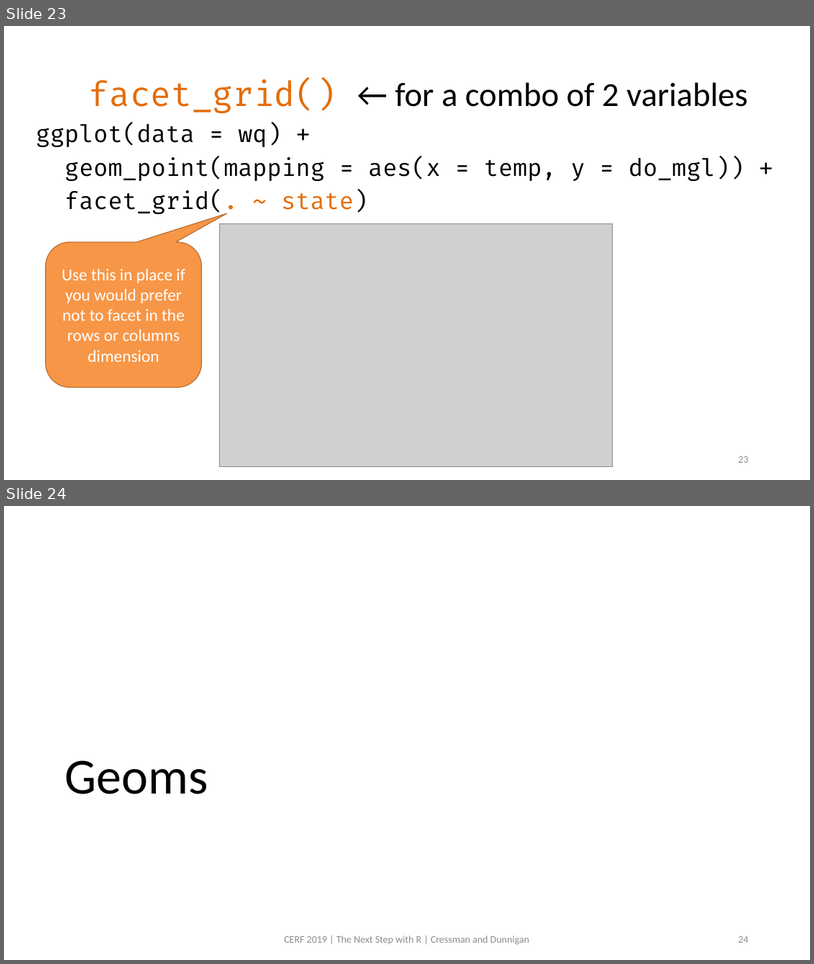
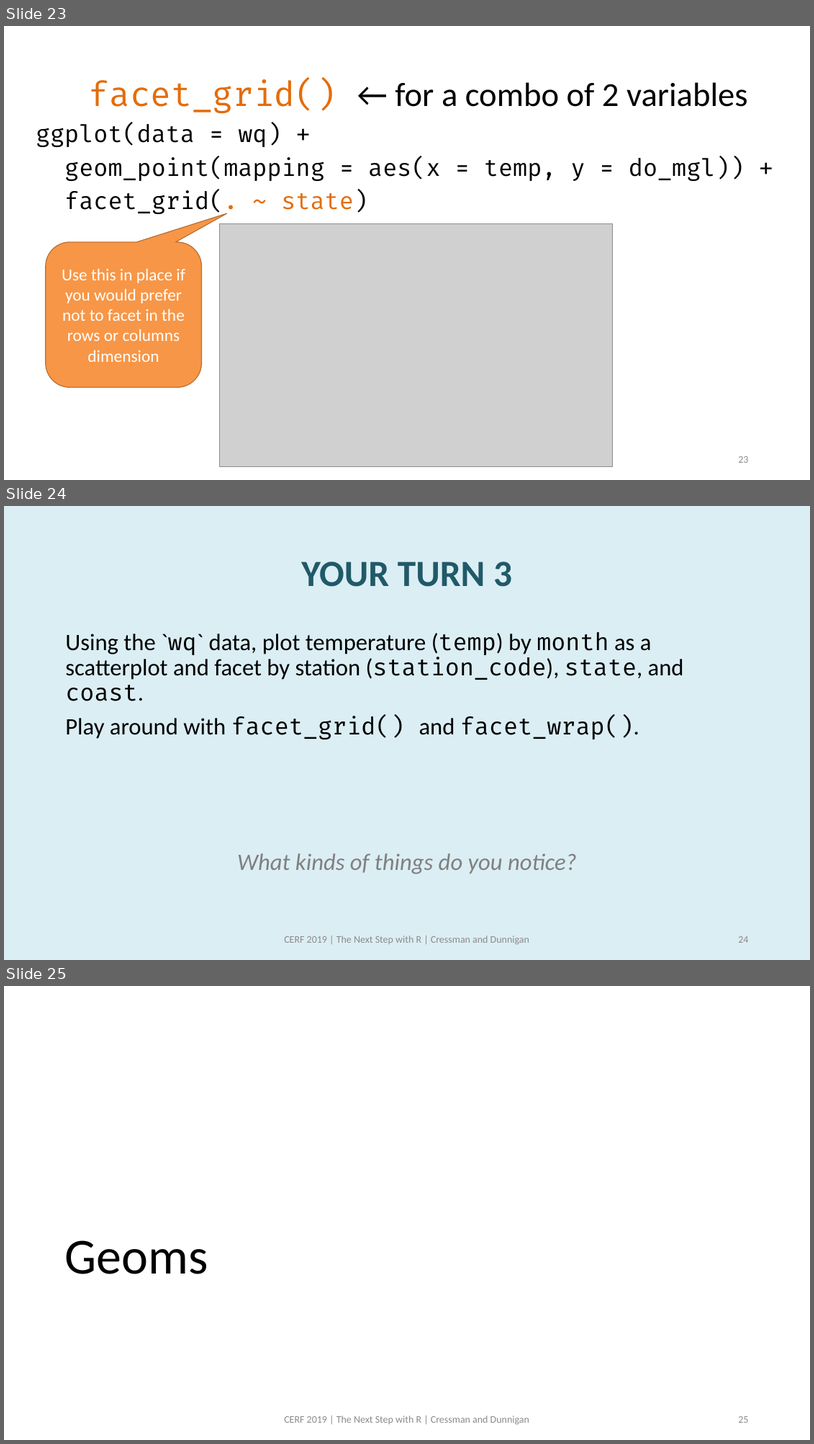
Before and after one commit to swmpkim/2019_CERF, a slide deck: slides/01_Visualize.pptx. Shown one above the other, each under a label of ours: slides 23 and 24 before the commit, slides 23, 24 and 25 after it. The pictures are 814x964 and 814x1444 pixels, drawn with LibreOffice and Linux fonts; fonts in the diff are those of the drawing; grey boxes stand for pictures. Boxes give left, top, right and bottom in pixels: in the first picture for what was removed or moved away, otherwise in the second. Text is boxed around its words. In the diff, an @@ line names an element or a change of style, - is before the commit and + after.

```diff
--- a/slides/01_Visualize.pptx
+++ b/slides/01_Visualize.pptx
@@ slide 24 added at (4, 506, 810, 960), background #DBEEF4 @@
@@ title added at (301, 561, 512, 587), 44 pt, text #215968, bold @@
+YOUR TURN 3
@@ text added at (65, 632, 684, 874), 28 pt, text #000000 @@
+Using the `wq` data, plot temperature (temp) by month as a scatterplot and facet by station (station_code), state, and coast.
+Play around with facet_grid() and facet_wrap().
+What kinds of things do you notice?
@@ text added at (284, 935, 530, 944), 12 pt, text #8C8C8C @@
+CERF 2019 | The Next Step with R | Cressman and Dunnigan
@@ page number added at (738, 936, 748, 942), 12 pt, text #8C8C8C @@
+24
@@ what was slide 24 is now slide 25 @@
@@ page number at (738, 1416, 748, 1422): text changed @@
-24
+25
```
Also in this commit, not shown: 17 other slides added, 1 other file.
